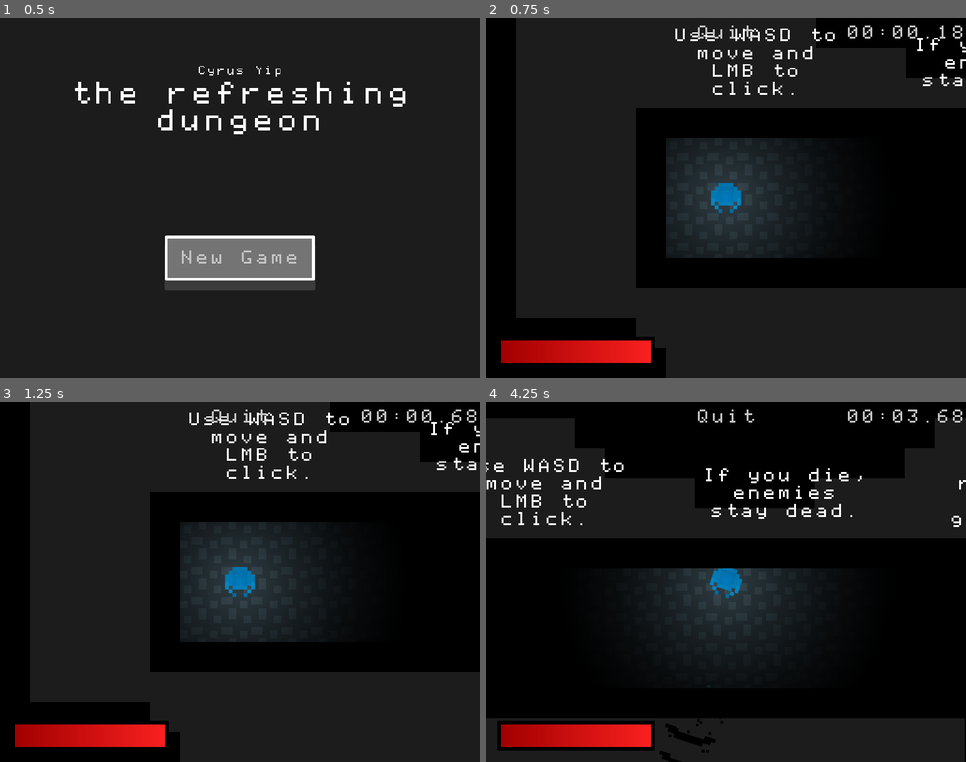
Above: before the commit, frames 1-4 (two rows, left to right).
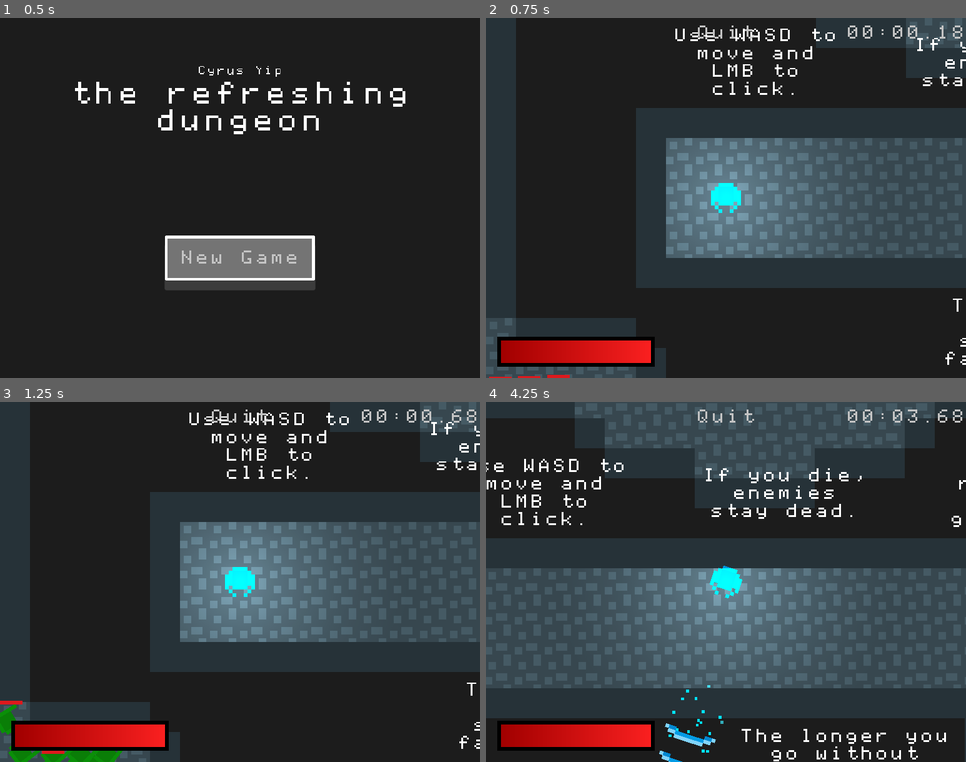
Above: after the commit, the same moments.

Repository: RealCyGuy/the-refreshing-dungeon
Game: Godot game, scene res://GUI/Menu.tscn
The game is run twice, just before and just after one commit, with the same random seed, the same clock (stepped at 60 frames per second) and the same inputs.
Inputs (mouse positions are in pixels of both pictures, inside the frame that each line leads up to):
- Up to frame 1 (0.5 s): no input
- Up to frame 2 (0.75 s): click "New Game" at 0.5 s
- Up to frame 3 (1.25 s): no input
- Up to frame 4 (4.25 s): move the mouse to (831, 564) at 1.27 s; hold D (right) 1.28-2.03 s; click (831, 564) at 1.35 s; move the mouse to (630, 600) at 2.02 s; hold S (down) 2.03-2.78 s; click (630, 600) at 2.1 s; move the mouse to (774, 502) at 2.77 s; hold D (right) 2.78-3.53 s; click (774, 502) at 2.85 s; move the mouse to (702, 654) at 3.52 s; hold W (up) from 3.53 s (still down); click (702, 654) at 3.6 s

Frame 1 is identical in both runs. In frame 2, 46% of the frame differs, in the area x 0-100%, y 0-100%; in frame 3, 46%; in frame 4, 68%.

Commit message:
add speed boost

Diff:
--- a/Player/Player.gd
+++ b/Player/Player.gd
@@ -4,6 +4,7 @@
 
 var speed = 150
 var velocity = Vector2.ZERO
+var time_since_last_shoot = 0
 
 func _ready():
 	Global.player = self
@@ -22,6 +23,15 @@
 	velocity = velocity.normalized() * speed
 
 func _physics_process(delta):
+	time_since_last_shoot += delta
+	if time_since_last_shoot > 14.0:
+		speed = 300
+	elif time_since_last_shoot > 8.0:
+		speed = 250
+	elif time_since_last_shoot > 4.0:
+		speed = 200
+	else:
+		speed = 150
 	get_input()
 	velocity = move_and_slide(velocity)
 	if Input.is_action_just_pressed("shoot"):
@@ -40,6 +50,7 @@
 				$Shoot.play()
 				yield(get_tree().create_timer(0.07), "timeout")
 			$AnimatedSprite.play("default")
+			time_since_last_shoot = 0
 
 func _process(delta):
 	look_at(get_global_mouse_position())
--- a/World.tscn
+++ b/World.tscn
@@ -23,22 +23,22 @@
 [sub_resource type="RectangleShape2D" id=4]
 extents = Vector2( 48, 16 )
 
+[sub_resource type="RectangleShape2D" id=5]
+extents = Vector2( 144, 16 )
+
 [sub_resource type="RectangleShape2D" id=6]
-extents = Vector2( 144, 16 )
+extents = Vector2( 16, 32 )
 
 [sub_resource type="RectangleShape2D" id=7]
 extents = Vector2( 16, 32 )
 
 [sub_resource type="RectangleShape2D" id=8]
-extents = Vector2( 16, 32 )
+extents = Vector2( 33.3333, 48 )
 
 [sub_resource type="RectangleShape2D" id=9]
-extents = Vector2( 33.3333, 48 )
-
-[sub_resource type="RectangleShape2D" id=10]
 extents = Vector2( 32, 16 )
 
-[sub_resource type="Animation" id=5]
+[sub_resource type="Animation" id=10]
 length = 0.2
 tracks/0/type = "value"
 tracks/0/path = NodePath("CanvasLayer/ColorRect:color")
@@ -74,6 +74,7 @@
 }
 
 [node name="CanvasModulate" type="CanvasModulate" parent="."]
+visible = false
 color = Color( 0, 0, 0, 1 )
 
 [node name="Sun" parent="." instance=ExtResource( 6 )]
@@ -477,6 +478,20 @@
 "_edit_use_anchors_": false
 }
 
+[node name="Instructions2" type="Label" parent="Labels"]
+margin_left = 320.0
+margin_top = 192.0
+margin_right = 576.0
+margin_bottom = 288.0
+custom_fonts/font = ExtResource( 7 )
+text = "The longer you go without shooting, the faster you run."
+align = 1
+valign = 1
+autowrap = true
+__meta__ = {
+"_edit_use_anchors_": false
+}
+
 [node name="Death" type="Label" parent="Labels"]
 margin_left = 288.0
 margin_top = -96.0
Not shown: 2 places in World.tscn that only renumber resources
